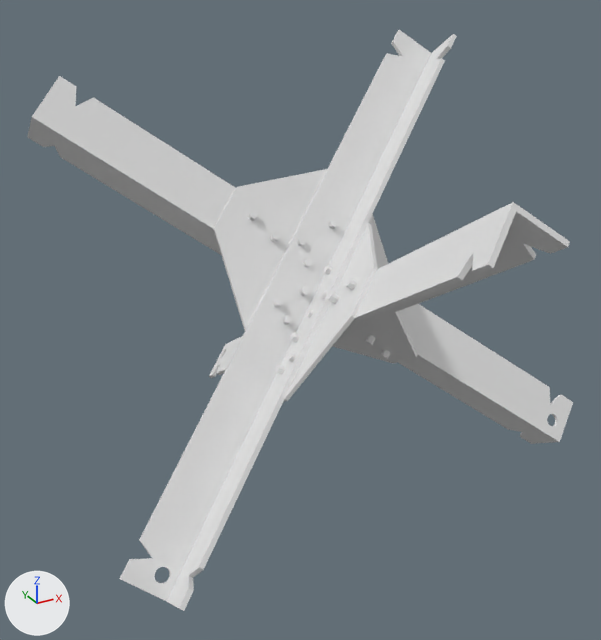
What one commit did to the OBJ model modules/hologram/models/jezek.obj.
Before and after are seen from a 50 mm lens placed at (-0.522, -0.896, 0.475), pointed at (-0.033, -0.006, 0.031). Lighting does not change. The marker at lower left points along +X, +Y and +Z. Where no turn or scale is listed for an object, it has been applied to the vertices.
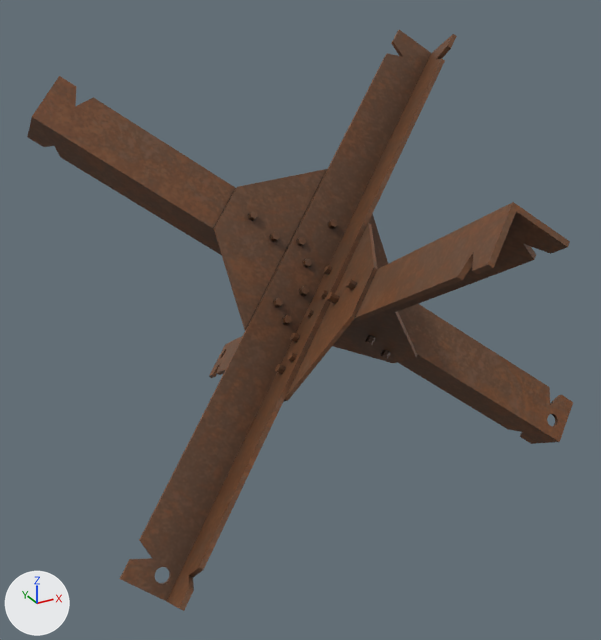
The edits, one by one:
Picture 'jezek.png' (img_jezek_png) is new.
Material '<auto>' (mat_auto) is new.
Its texture is img_jezek_png.
Its roughness is 0.526.
me_cylinder_004 has 594 vertices, 792 faces and spans x -0.339..0.367, y -0.387..0.37, z -0.219..0.373.
me_cylinder_004 now uses material mat_auto (picture img_jezek_png).

Boxes (x1, y1, x2, y2) around the edits, measured in the pictures (601 x 640 px):
'Cylinder.004', recoloured (white to brown): (27, 30, 573, 611) in both
